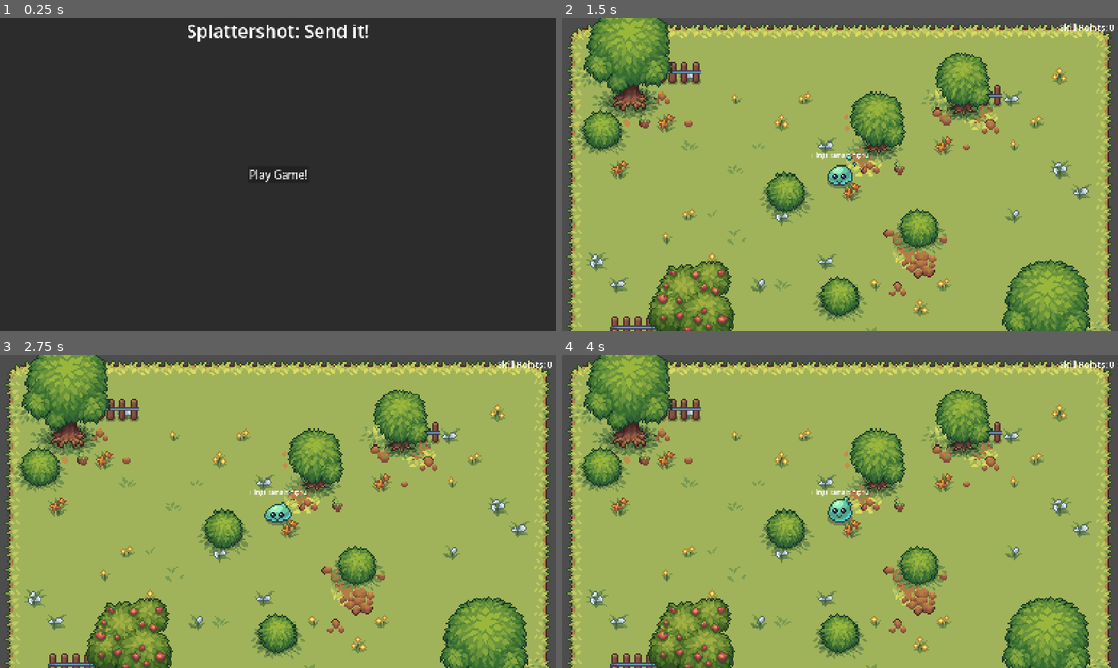
Above: before the commit, frames 1-4 (two rows, left to right).
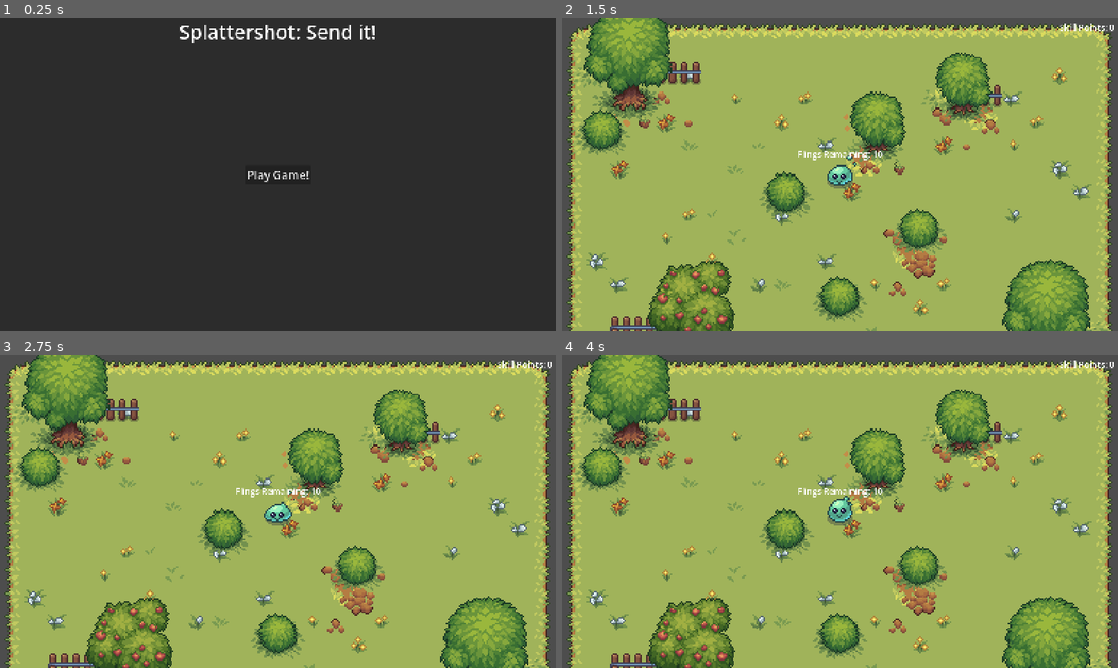
Above: after the commit, the same moments.

Repository: Auseawesome/HavenBounceBack
Game: Godot game, scene res://main.tscn
Two runs of this game, one before a commit and one after it. Both use one fixed random seed, a clock stepped at 60 frames per second and the inputs below.
Inputs (mouse positions are in pixels of both pictures, inside the frame that each line leads up to):
- Up to frame 1 (0.25 s): no input
- Up to frame 2 (1.5 s): click "Play Game!" at 0.5 s; click "Enter Level" at 1.25 s
- Up to frame 3 (2.75 s): move the mouse to (400, 495) at 2.02 s; click (400, 495) at 2.17 s
- Up to frame 4 (4 s): drag from (728, 527) to (990, 430) at 2.77 s; move the mouse to (895, 442) at 3.52 s; click (895, 442) at 3.67 s

The runs differ from the first frame. In frame 1, 1.0% of the frame differs, in the area x 32-68%, y 2-53%; in frame 2, 0.2%; in frame 3, 0.2%; in frame 4, 0.2%.

Commit message:
Fixed UI scaling on weird aspects

Diff:
--- a/main.gd
+++ b/main.gd
@@ -1,6 +1,39 @@
 extends Node
 
+@export
+var title_text: Theme
 
-# Called when the node enters the scene tree for the first time.
+@export
+var large_text: Theme
+
+@export
+var med_text: Theme
+
 func _ready() -> void:
 	Globals.main = self
+	text_resize()
+	get_window().size_changed.connect(text_resize)
+
+const TARGET_ASPECT: float = 16.0/9.0
+
+func get_window_scale_needed() -> float:
+	var window_size := get_window().size
+
+	var window_aspect := float(window_size.x) / window_size.y
+	var scale_needed: float
+	if window_aspect > TARGET_ASPECT:
+		scale_needed = window_aspect / TARGET_ASPECT
+	else:
+		scale_needed = TARGET_ASPECT / window_aspect
+
+	return scale_needed
+
+func text_resize() -> void:
+	var window_size := get_window().size
+
+	var window_aspect := float(window_size.x) / window_size.y
+	var scale_needed := get_window_scale_needed()
+
+	title_text.default_font_size = 54 * scale_needed
+	large_text.default_font_size = 32 * scale_needed
+	med_text.default_font_size = 24 * scale_needed
--- a/main.tscn
+++ b/main.tscn
@@ -3,10 +3,16 @@
 [ext_resource type="Script" uid="uid://bp0vgsh2rrhvn" path="res://ui/main_menu.gd" id="1_ig7tw"]
 [ext_resource type="Script" uid="uid://ckh5qrfxnbncj" path="res://main.gd" id="1_lquwl"]
 [ext_resource type="PackedScene" uid="uid://cibfdhuc8bipr" path="res://ui/skill_tree/skill_tree.tscn" id="3_1bvp3"]
+[ext_resource type="Theme" uid="uid://caposkbeuktxv" path="res://themes/text_size/title_text.tres" id="3_7mycd"]
 [ext_resource type="Script" uid="uid://ck45l0w7jd4dt" path="res://ui/skill_tree/skill_points.gd" id="3_h2yge"]
+[ext_resource type="Theme" uid="uid://bcouhl16i72or" path="res://themes/text_size/large_text.tres" id="4_272bh"]
+[ext_resource type="Theme" uid="uid://bb7srgrcud2g4" path="res://themes/text_size/med_text.tres" id="6_272bh"]
 
 [node name="Main" type="Node" unique_id=1726187915]
 script = ExtResource("1_lquwl")
+title_text = ExtResource("3_7mycd")
+large_text = ExtResource("4_272bh")
+med_text = ExtResource("6_272bh")
 
 [node name="MainMenu" type="Control" parent="." unique_id=2111156708]
 layout_mode = 3
@@ -33,7 +39,7 @@
 anchor_bottom = 1.0
 grow_horizontal = 2
 grow_vertical = 2
-theme_override_font_sizes/font_size = 50
+theme = ExtResource("3_7mycd")
 text = "Splattershot: Send it!"
 horizontal_alignment = 1
 
@@ -50,7 +56,7 @@
 offset_bottom = 4.0
 grow_horizontal = 2
 grow_vertical = 2
-theme_override_font_sizes/font_size = 30
+theme = ExtResource("4_272bh")
 text = "Play Game!"
 
 [node name="SkillTree" parent="." unique_id=393698293 instance=ExtResource("3_1bvp3")]
@@ -69,6 +75,6 @@
 offset_right = -10.0
 offset_bottom = 44.0
 grow_horizontal = 0
-theme_override_font_sizes/font_size = 24
+theme = ExtResource("6_272bh")
 text = "Skill Points: 0"
 script = ExtResource("3_h2yge")
--- /dev/null
+++ b/themes/text_size/large_text.tres
@@ -0,0 +1,4 @@
+[gd_resource type="Theme" format=3 uid="uid://bcouhl16i72or"]
+
+[resource]
+default_font_size = 32
--- /dev/null
+++ b/themes/text_size/med_text.tres
@@ -0,0 +1,4 @@
+[gd_resource type="Theme" format=3 uid="uid://bb7srgrcud2g4"]
+
+[resource]
+default_font_size = 24
--- /dev/null
+++ b/themes/text_size/title_text.tres
@@ -0,0 +1,4 @@
+[gd_resource type="Theme" format=3 uid="uid://caposkbeuktxv"]
+
+[resource]
+default_font_size = 56
--- a/ui/skill_tree/skill_tree.gd
+++ b/ui/skill_tree/skill_tree.gd
@@ -22,6 +22,12 @@
 @export
 var skill_title_container: MarginPreserver
 
+@export
+var level_enter_container: MarginPreserver
+
+@export
+var skill_information_panel: Panel
+
 var traits: Dictionary[String, Trait] = {}
 
 var current_points: int :
@@ -37,6 +43,7 @@
 	Globals.skill_tree = self
 	level_enter_button.pressed.connect(Globals.enter_level)
 	skill_buy_button.pressed.connect(_on_buy_skill_button_pressed)
+	get_window().size_changed.connect(_on_text_resized)
 
 func prepare_traits() -> void:
 	for default_trait in default_traits:
@@ -63,3 +70,17 @@
 func _on_buy_skill_button_pressed() -> void:
 	if selected_upgrade._on_skill_bought():
 		update_skill_information(selected_upgrade)
+
+func _on_text_resized() -> void:
+	skill_information_panel.size_flags_stretch_ratio = 0.3 * Globals.main.get_window_scale_needed()
+
+	skill_buy_button.set_anchors_and_offsets_preset(Control.PRESET_BOTTOM_LEFT)
+	skill_buy_button.set_anchor_and_offset(SIDE_LEFT, 0.0, 16)
+	skill_buy_button.set_anchor_and_offset(SIDE_BOTTOM, 1.0, -16)
+
+	level_enter_button.set_anchors_and_offsets_preset(Control.PRESET_BOTTOM_LEFT)
+	level_enter_button.set_anchor_and_offset(SIDE_LEFT, 0.0, 16)
+	level_enter_button.set_anchor_and_offset(SIDE_BOTTOM, 1.0, -16)
+
+	skill_title_container.calc_maximum_size()
+	level_enter_container.calc_maximum_size()
--- a/ui/skill_tree/skill_tree.tscn
+++ b/ui/skill_tree/skill_tree.tscn
@@ -9,9 +9,11 @@
 [ext_resource type="Resource" uid="uid://dthn4mra4s73o" path="res://skills/trait/all_traits/flings.tres" id="6_0k54q"]
 [ext_resource type="Resource" uid="uid://opj8k3uo1l0i" path="res://skills/trait/all_traits/redirection_responsiveness.tres" id="7_3x14x"]
 [ext_resource type="Resource" uid="uid://3ombqqsbsacq" path="res://skills/trait/all_traits/speed.tres" id="8_y70dy"]
+[ext_resource type="Theme" uid="uid://bcouhl16i72or" path="res://themes/text_size/large_text.tres" id="10_0al5m"]
 [ext_resource type="Script" uid="uid://de3vn8bw8afmi" path="res://ui/skill_tree/margin_preserver.gd" id="10_fn1xa"]
+[ext_resource type="Theme" uid="uid://bb7srgrcud2g4" path="res://themes/text_size/med_text.tres" id="12_0k54q"]
 
-[node name="SkillTree" type="Control" unique_id=497354055 node_paths=PackedStringArray("skill_tree_contents", "level_enter_button", "skill_title_label", "skill_description_label", "skill_buy_button", "skill_title_container")]
+[node name="SkillTree" type="Control" unique_id=497354055 node_paths=PackedStringArray("skill_tree_contents", "level_enter_button", "skill_title_label", "skill_description_label", "skill_buy_button", "skill_title_container", "level_enter_container", "skill_information_panel")]
 layout_mode = 3
 anchors_preset = 15
 anchor_right = 1.0
@@ -26,13 +28,17 @@
 skill_description_label = NodePath("VBoxContainer/SkillInformation/HBoxContainer/MarginContainer/Label")
 skill_buy_button = NodePath("VBoxContainer/SkillInformation/HBoxContainer/SkillTitleContainer/BuySkillButton")
 skill_title_container = NodePath("VBoxContainer/SkillInformation/HBoxContainer/SkillTitleContainer")
+level_enter_container = NodePath("VBoxContainer/SkillInformation/HBoxContainer/LevelEnterContainer")
+skill_information_panel = NodePath("VBoxContainer/SkillInformation")
 metadata/_custom_type_script = "uid://dibghben1f6xc"
 
 [node name="Label" type="Label" parent="." unique_id=688764210]
-layout_mode = 1
-offset_right = 70.0
-offset_bottom = 23.0
-theme_override_font_sizes/font_size = 30
+layout_mode = 0
+offset_left = 16.0
+offset_top = 16.0
+offset_right = 156.0
+offset_bottom = 61.0
+theme = ExtResource("10_0al5m")
 text = "Skill Tree"
 
 [node name="VBoxContainer" type="VBoxContainer" parent="." unique_id=1308704121]
@@ -57,6 +63,7 @@
 layout_mode = 2
 size_flags_vertical = 3
 size_flags_stretch_ratio = 0.3
+theme = ExtResource("10_0al5m")
 
 [node name="HBoxContainer" type="HBoxContainer" parent="VBoxContainer/SkillInformation" unique_id=1032648914]
 layout_mode = 1
@@ -79,7 +86,6 @@
 offset_top = 16.0
 offset_right = 180.0
 offset_bottom = 109.0
-theme_override_font_sizes/font_size = 32
 text = "Skill Name
 Level ?/?"
 
@@ -94,7 +100,6 @@
 offset_right = -16.0
 offset_bottom = -16.0
 grow_vertical = 0
-theme_override_font_sizes/font_size = 30
 text = "Buy (Cost)"
 
 [node name="MarginContainer" type="MarginContainer" parent="VBoxContainer/SkillInformation/HBoxContainer" unique_id=2131799893]
@@ -107,12 +112,12 @@
 layout_mode = 2
 size_flags_horizontal = 3
 size_flags_vertical = 1
-theme_override_font_sizes/font_size = 24
+theme = ExtResource("12_0k54q")
 horizontal_alignment = 1
 autowrap_mode = 3
 
 [node name="LevelEnterContainer" type="Control" parent="VBoxContainer/SkillInformation/HBoxContainer" unique_id=922947556]
-custom_minimum_size = Vector2(201, 66)
+custom_minimum_size = Vector2(212, 183)
 layout_mode = 2
 size_flags_horizontal = 0
 script = ExtResource("10_fn1xa")
@@ -125,9 +130,8 @@
 anchor_top = 1.0
 anchor_bottom = 1.0
 offset_left = 16.0
-offset_top = -132.0
-offset_right = 185.0
-offset_bottom = -82.0
+offset_top = -69.0
+offset_right = 196.0
+offset_bottom = -16.0
 grow_vertical = 0
-theme_override_font_sizes/font_size = 30
 text = "Enter Level"
--- a/world/player.tscn
+++ b/world/player.tscn
@@ -2,6 +2,7 @@
 
 [ext_resource type="Texture2D" uid="uid://b2t52fd3nved1" path="res://sprites/player/Slime1_Idle_with_shadow.png" id="1_4flbx"]
 [ext_resource type="Script" uid="uid://cu7qdgr4lojfg" path="res://world/player.gd" id="1_onrkg"]
+[ext_resource type="Theme" uid="uid://bb7srgrcud2g4" path="res://themes/text_size/med_text.tres" id="3_4nodc"]
 [ext_resource type="Texture2D" uid="uid://dtu5byllxuftr" path="res://sprites/player/drag_max.png" id="3_mmw4h"]
 
 [sub_resource type="PhysicsMaterial" id="PhysicsMaterial_udeww"]
@@ -233,8 +234,10 @@
 layout_mode = 1
 anchors_preset = 10
 anchor_right = 1.0
-offset_bottom = 23.0
+offset_top = -8.0
+offset_bottom = 26.0
 grow_horizontal = 2
+theme = ExtResource("3_4nodc")
 text = "Flings Remaining: ?"
 horizontal_alignment = 1
 
